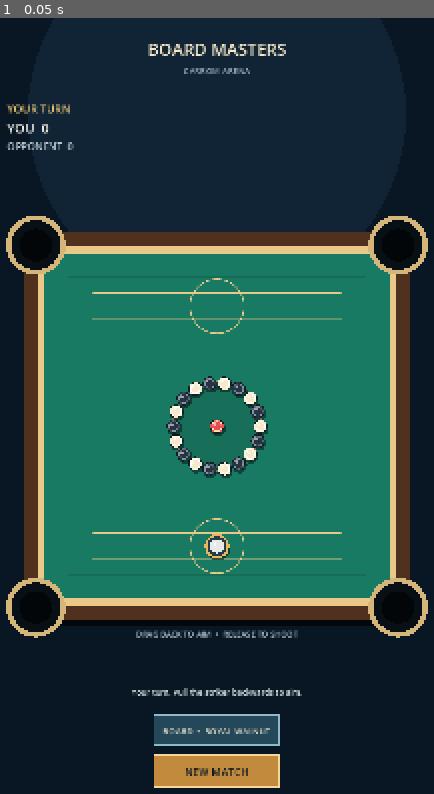
Above: before the commit, frame 1.
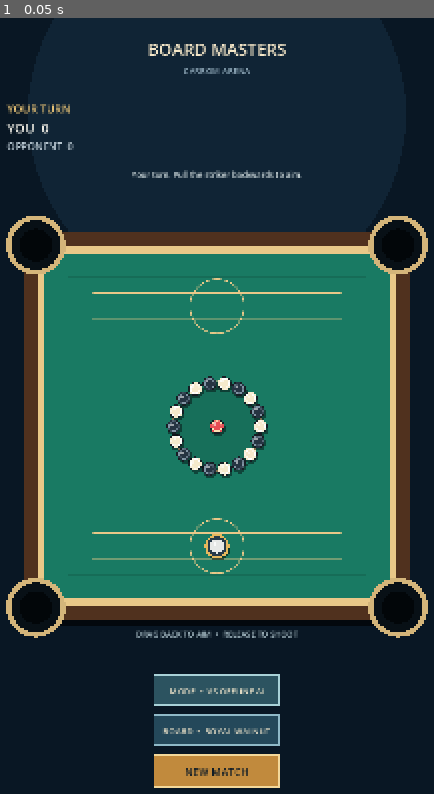
Above: after the commit, the same moment.

Repository: agentpocket0-gif/AI-GAME-FACTORY
Game: Godot game, scene res://scenes/main.tscn
The game is run twice, just before and just after one commit, with the same random seed, the same clock (stepped at 60 frames per second) and the same inputs.
Inputs:
- Up to frame 1 (0.05 s): no input

The runs differ from the first frame. In frame 1, 1.5% of the frame differs, in the area x 30-70%, y 19-89%.

Commit message:
Add offline local two-player pass-and-play mode and match end check

Diff:
--- a/game/scripts/carrom_game.gd
+++ b/game/scripts/carrom_game.gd
@@ -12,6 +12,7 @@
 var striker: Dictionary = {}
 var board_catalog: Array = []
 var board_index := 0
+var local_two_player := false
 var board_rect := Rect2()
 var board_size := 640.0
 var pocket_radius := 40.0
@@ -34,6 +35,7 @@
 var status_text := "Drag back from the striker, then release to shoot."
 var reset_rect := Rect2()
 var board_button_rect := Rect2()
+var mode_button_rect := Rect2()
 
 func _ready() -> void:
 	_load_board_catalog()
@@ -65,6 +67,7 @@
 	striker_spawn = Vector2(board_rect.get_center().x, board_rect.position.y + board_size * 0.81)
 	reset_rect = Rect2(Vector2(view.x * 0.5 - 125.0, view.y - 125.0), Vector2(250.0, 64.0))
 	board_button_rect = Rect2(Vector2(view.x * 0.5 - 125.0, view.y - 205.0), Vector2(250.0, 60.0))
+	mode_button_rect = Rect2(Vector2(view.x * 0.5 - 125.0, view.y - 285.0), Vector2(250.0, 60.0))
 
 func reset_match() -> void:
 	pieces.clear()
@@ -128,6 +131,12 @@
 		queue_redraw()
 
 func _handle_press(point: Vector2) -> void:
+	if mode_button_rect.has_point(point):
+		local_two_player = not local_two_player
+		bot_delay = -1.0
+		status_text = "Local two-player mode selected." if local_two_player else "Play against the offline AI."
+		queue_redraw()
+		return
 	if reset_rect.has_point(point):
 		reset_match()
 		return
@@ -136,7 +145,7 @@
 			board_index = (board_index + 1) % board_catalog.size()
 		queue_redraw()
 		return
-	if game_over or shot_active or player_turn != WHITE:
+	if game_over or shot_active or (not local_two_player and player_turn != WHITE):
 		return
 	if point.distance_to(striker["position"]) <= striker_radius * 3.2:
 		aiming = true
@@ -170,7 +179,7 @@
 
 func _physics_process(delta: float) -> void:
 	if not shot_active:
-		if player_turn == BLACK and not game_over:
+		if player_turn == BLACK and not game_over and not local_two_player:
 			if bot_delay < 0.0:
 				bot_delay = 0.85
 			else:
@@ -345,17 +354,33 @@
 			status_text = "No own disc pocketed. Turn passed."
 
 	striker["position"] = _turn_spawn(player_turn)
-	if pieces.is_empty():
+	var white_left := _count_owner(WHITE)
+	var black_left := _count_owner(BLACK)
+	if white_left == 0 or black_left == 0:
 		game_over = true
-		status_text = "Match complete. Tap New Match to play again."
+		if white_left == 0 and black_left == 0:
+			status_text = "Draw. Tap New Match to play again."
+		elif white_left == 0:
+			status_text = "Black wins! Tap New Match to play again."
+		else:
+			status_text = "White wins! Tap New Match to play again."
+		queue_redraw()
+		return
 	elif player_turn == WHITE:
-		status_text += " Your turn."
+		status_text += " Player 1 turn." if local_two_player else " Your turn."
 	else:
-		status_text += " Opponent turn."
-
-	if player_turn == BLACK and not game_over:
+		status_text += " Player 2 turn." if local_two_player else " Opponent turn."
+
+	if player_turn == BLACK and not game_over and not local_two_player:
 		bot_delay = 0.85
 	queue_redraw()
+
+func _count_owner(owner: int) -> int:
+	var count := 0
+	for piece in pieces:
+		if piece["owner"] == owner:
+			count += 1
+	return count
 
 func _turn_spawn(owner: int) -> Vector2:
 	var y := board_rect.position.y + board_size * 0.19 if owner == BLACK else board_rect.position.y + board_size * 0.81
@@ -398,11 +423,15 @@
 	draw_string(font, Vector2(0, 75), "BOARD MASTERS", HORIZONTAL_ALIGNMENT_CENTER, view.x, 34, Color("#F5E7C8"))
 	draw_string(font, Vector2(0, 112), "CARROM ARENA", HORIZONTAL_ALIGNMENT_CENTER, view.x, 17, Color("#9EB8C8"))
 	var turn_label := "YOUR TURN" if player_turn == WHITE else "AI OPPONENT"
+	if local_two_player:
+		turn_label = "PLAYER 1 TURN" if player_turn == WHITE else "PLAYER 2 TURN"
 	if game_over:
 		turn_label = "MATCH COMPLETE"
 	draw_string(font, Vector2(30, 190), turn_label, HORIZONTAL_ALIGNMENT_LEFT, view.x - 60.0, 22, Color("#F1C978"))
-	draw_string(font, Vector2(30, 230), "YOU  %d" % scores[WHITE], HORIZONTAL_ALIGNMENT_LEFT, view.x - 60.0, 26, Color("#F5F2E9"))
-	draw_string(font, Vector2(30, 265), "OPPONENT  %d" % scores[BLACK], HORIZONTAL_ALIGNMENT_LEFT, view.x - 60.0, 20, Color("#B7C6D0"))
+	var first_label := "PLAYER 1" if local_two_player else "YOU"
+	var second_label := "PLAYER 2" if local_two_player else "OPPONENT"
+	draw_string(font, Vector2(30, 230), first_label + "  %d" % scores[WHITE], HORIZONTAL_ALIGNMENT_LEFT, view.x - 60.0, 26, Color("#F5F2E9"))
+	draw_string(font, Vector2(30, 265), second_label + "  %d" % scores[BLACK], HORIZONTAL_ALIGNMENT_LEFT, view.x - 60.0, 20, Color("#B7C6D0"))
 
 func _draw_board() -> void:
 	var felt := _theme_color("felt", "#197A63")
@@ -472,6 +501,10 @@
 		draw_circle(dot, 3.2, Color("#FFF0BD"))
 
 func _draw_controls(view: Vector2) -> void:
+	draw_rect(mode_button_rect, Color("#2C5360"), true)
+	draw_rect(mode_button_rect, Color("#A8D1D7"), false, 2.0)
+	var mode_label := "MODE  •  LOCAL 2 PLAYERS" if local_two_player else "MODE  •  VS OFFLINE AI"
+	draw_string(ThemeDB.fallback_font, Vector2(mode_button_rect.position.x, mode_button_rect.position.y + 38.0), mode_label, HORIZONTAL_ALIGNMENT_CENTER, mode_button_rect.size.x, 17, Color("#F4E8CD"))
 	draw_rect(board_button_rect, Color("#24485A"), true)
 	draw_rect(board_button_rect, Color("#8FB9C7"), false, 2.0)
 	var board_name := "CLASSIC BOARD"
@@ -481,7 +514,7 @@
 	draw_rect(reset_rect, Color("#C18A3D"), true)
 	draw_rect(reset_rect, Color("#F3D89A"), false, 2.0)
 	draw_string(ThemeDB.fallback_font, Vector2(reset_rect.position.x, reset_rect.position.y + 41.0), "NEW MATCH", HORIZONTAL_ALIGNMENT_CENTER, reset_rect.size.x, 21, Color("#101C26"))
-	draw_string(ThemeDB.fallback_font, Vector2(20, view.y - 245.0), status_text, HORIZONTAL_ALIGNMENT_CENTER, view.x - 40.0, 16, Color("#DCE7E8"))
+	draw_string(ThemeDB.fallback_font, Vector2(20, 320.0), status_text, HORIZONTAL_ALIGNMENT_CENTER, view.x - 40.0, 16, Color("#DCE7E8"))
 
 func _theme_color(key: String, fallback: String) -> Color:
 	if board_catalog.is_empty():
